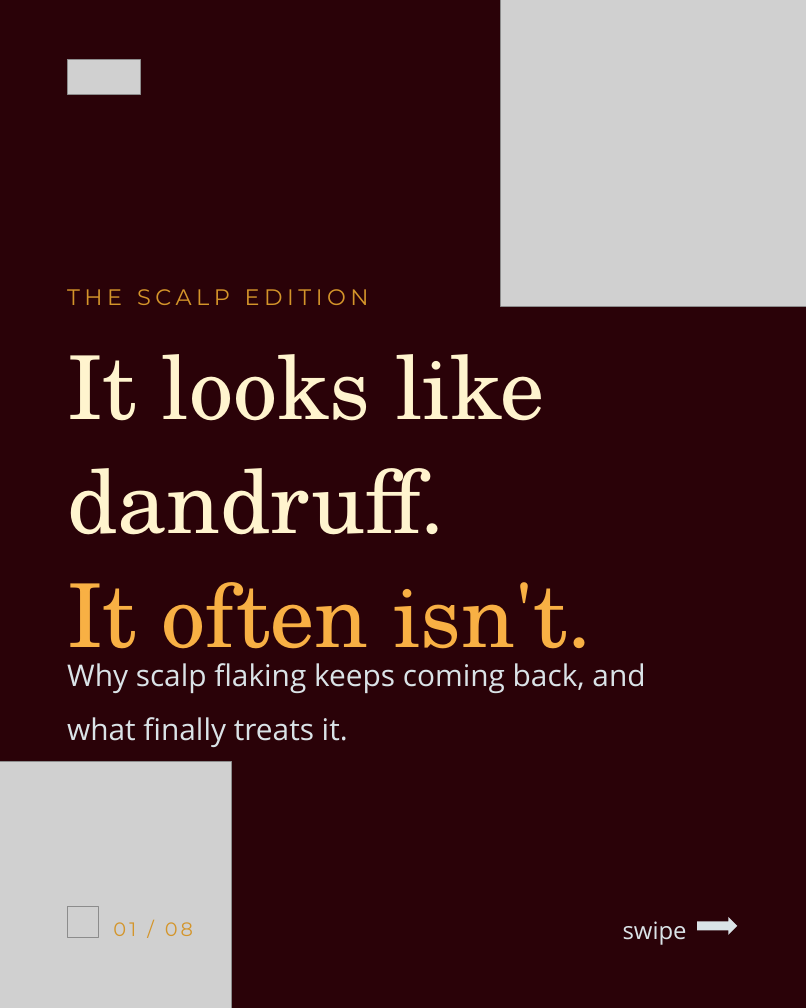
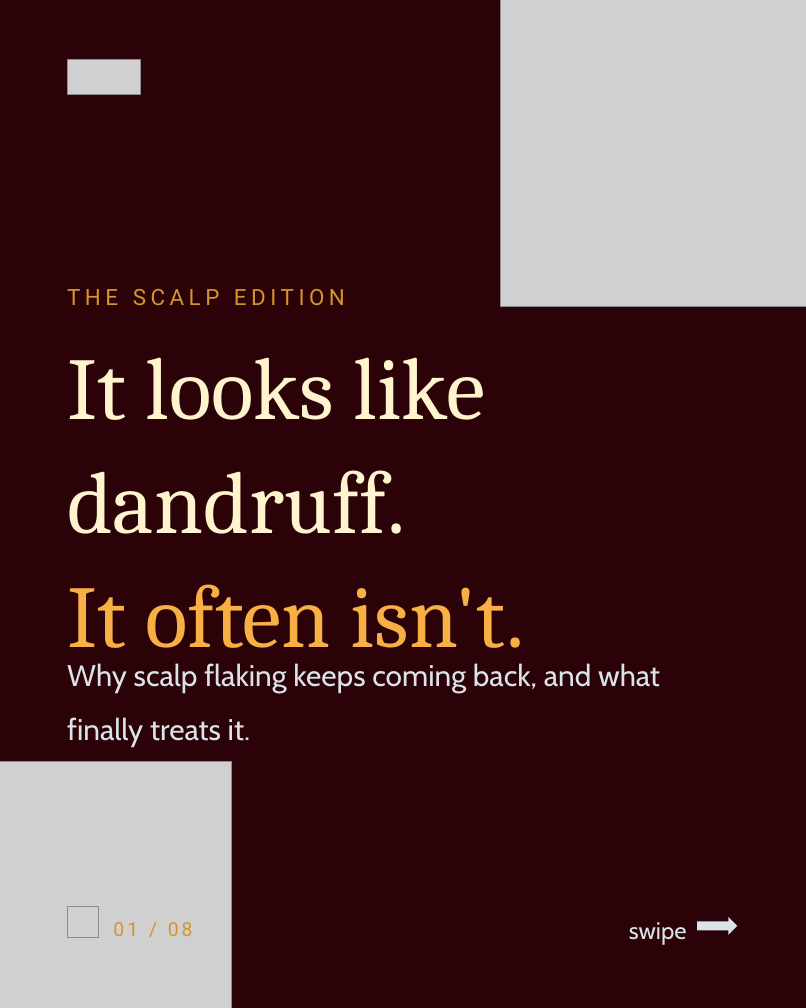
Before and after one commit to kwamenasworld-cloud/Kyn-skyn, a slide deck: slide 1 of ads/2026-06/kynskyn-scalp-carousel.pptx. Drawn at 806x1008 pixels with LibreOffice and Linux fonts; fonts in the diff are those of the drawing; grey boxes stand for pictures. Boxes give left, top, right and bottom in pixels: in the first picture for what was removed or moved away, otherwise in the second. Text is boxed around its words. In the diff, an @@ line names an element or a change of style, - is before the commit and + after.

Commit message:
Carousel PPTX v3: real brand font names for Canva brand-font matching

```diff
--- a/ads/2026-06/kynskyn-scalp-carousel.pptx
+++ b/ads/2026-06/kynskyn-scalp-carousel.pptx
@@ text "THE SCALP EDITION" at [67,289,345,305]: font Montserrat to Roboto @@
@@ text "It looks like dandruff. It ..." at [67,357,524,667]: font TeX Gyre Schola to Cambria @@
@@ text "Why scalp flaking keeps coming ..." at [67,663,660,747]: font Open Sans to Cabin @@
@@ text "01 / 08" at [113,922,193,936]: font Montserrat to Roboto @@
@@ text "swipe" at [629,922,687,945]: font Open Sans to Cabin @@
```
Also in this commit, not shown: 7 other slides changed.
